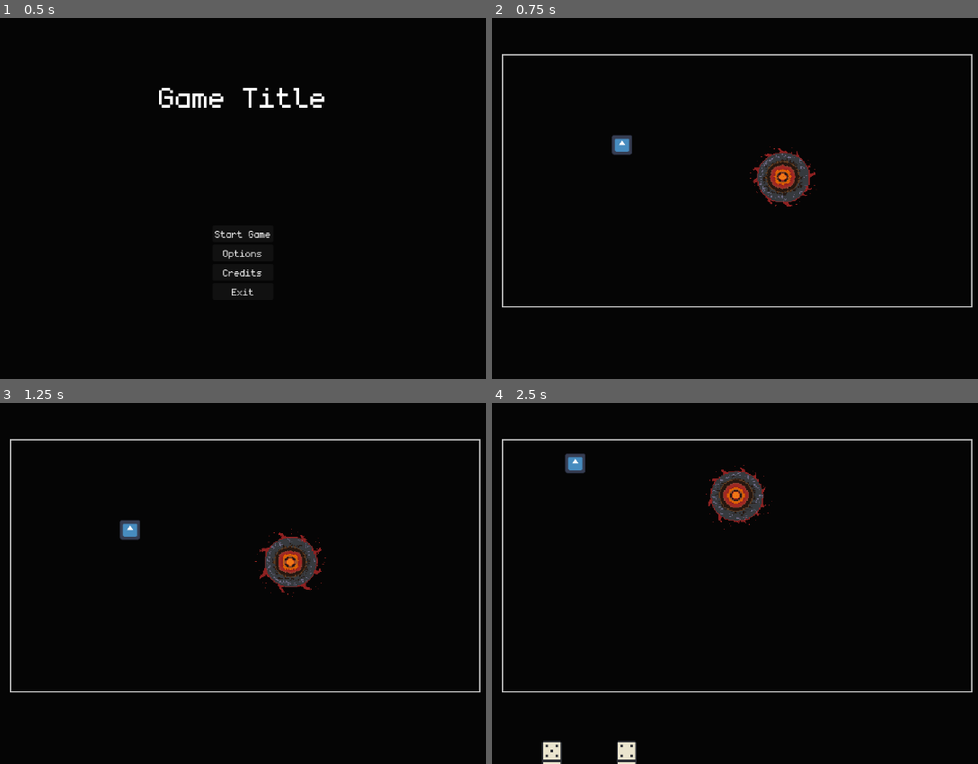
Above: before the commit, frames 1-4 (two rows, left to right).
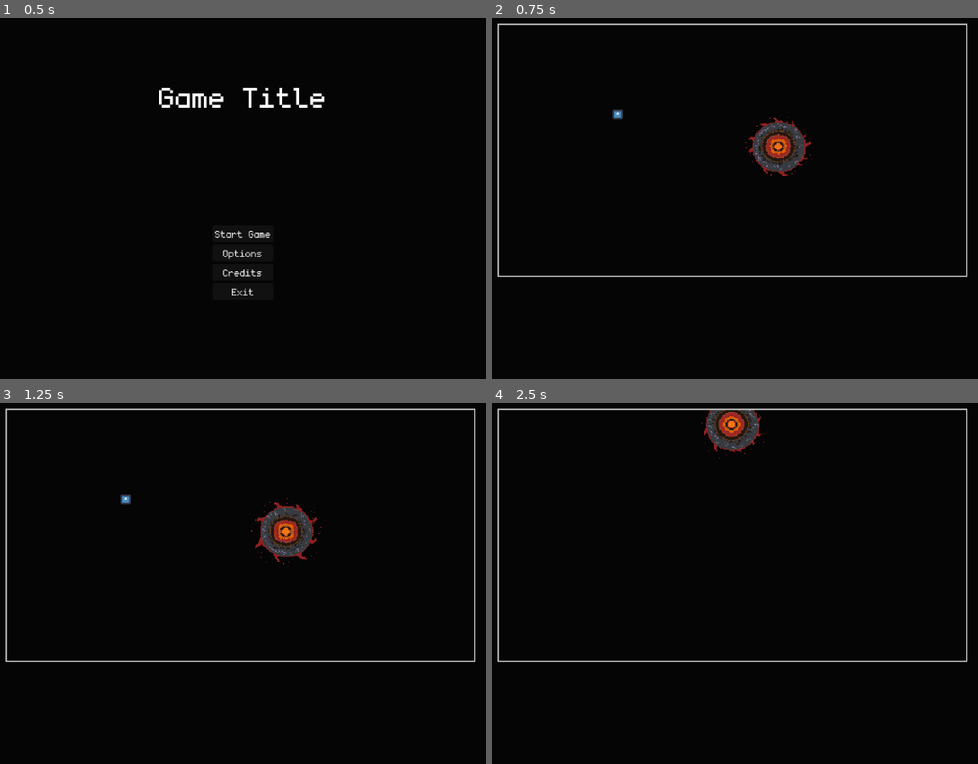
Above: after the commit, the same moments.

Repository: Juanxpeke/GD-BR2024
Game: Godot game, scene res://Core/GUI/MainMenu/main_menu.tscn
Same seed, same stepped clock (60 frames per second), same inputs: the game is played once before the commit and once after it. The engine's default icon, where the game draws it, is replaced by a stand-in: a white triangle on a blue panel in a dark square.
Inputs (mouse positions are in pixels of both pictures, inside the frame that each line leads up to):
- Up to frame 1 (0.5 s): no input
- Up to frame 2 (0.75 s): click "Start Game" at 0.5 s
- Up to frame 3 (1.25 s): no input
- Up to frame 4 (2.5 s): move the mouse to (783, 561) at 1.27 s; press the mouse at (783, 561) at 1.28 s; right-click (783, 561) at 1.55 s; move the mouse to (735, 457) at 2.02 s; release the mouse at (735, 457) at 2.03 s; right-click (735, 457) at 2.1 s; click (735, 457) at 2.3 s

Frame 1 is identical in both runs. In frame 2, 5.3% of the frame differs, in the area x 1-99%, y 1-81%; in frame 3, 5.3%; in frame 4, 6.0%, in the area x 1-99%, y 1-100%.

Commit message:
Improved domino movement logic

Diff:
--- a/Core/Domino/domino.gd
+++ b/Core/Domino/domino.gd
@@ -1,5 +1,8 @@
 class_name Domino
 extends Node2D
+
+signal being_grabbed
+signal world_state_changed
 
 const SPRITE_WIDTH : int = 32
 const SPRITE_HEIGHT : int = 64
@@ -8,6 +11,8 @@
 static var grabbing : bool = false
 
 var grabbed : bool = false
+var grab_position : Vector2
+var placement_areas_below : int = 0
 
 var dots : Vector2i = Vector2i(-1, -1)
 
@@ -19,19 +24,13 @@
 	area.input_event.connect(_on_input_event)
 	area.mouse_entered.connect(_on_mouse_entered)
 	area.mouse_exited.connect(_on_mouse_exited)
+	area.area_entered.connect(_on_area_entered)
+	area.area_exited.connect(_on_area_exited)
 
 # Called every frame. 'delta' is the elapsed time since the previous frame
 func _process(_delta: float) -> void:
 	if grabbed:
 		global_position = get_global_mouse_position()
-
-# Called on any input event
-func _input(event : InputEvent) -> void:
-	if event.is_action_released("right_click"):
-		# Set the grabbed var as false in case the domino is being grabbed but
-		# you unclicked outside it because of moving the mouse too fast
-		grabbed = false
-		grabbing = false
 
 # Called on input event within the node
 func _on_input_event(_viewport : Node, event : InputEvent, _shape_idx : int) -> void:
@@ -39,13 +38,11 @@
 		return
 
 	if event.is_action_pressed("left_click") and not grabbing:
+		grabbing = true
 		grabbed = true
-		grabbing = true
-		GameManager.current_player.set_grabbed_domino(self)
-	elif event.is_action_released("left_click"):
-		grabbed = false
-		grabbing = false
-		GameManager.current_player.clear_grabbed_domino()
+		grab_position = global_position
+		GameManager.current_player.grabbed_domino = self
+		being_grabbed.emit()
 
 # Called when the mouse enters the node
 func _on_mouse_entered() -> void:
@@ -54,6 +51,17 @@
 # Called when the node exits the node
 func _on_mouse_exited() -> void:
 	pass
+
+# Called when an area enters the node
+func _on_area_entered(area : Area2D) -> void:
+	if area is PlacementArea:
+		placement_areas_below += 1
+
+# Called when an area exits the node
+func _on_area_exited(area : Area2D) -> void:
+	if area is PlacementArea:
+		placement_areas_below -= 1
+
 
 # Public
 
@@ -74,8 +82,21 @@
 
 # Sets the domino world state
 func set_world_state(value : bool) -> void:
+	area.monitoring = not value
 	area.monitorable = not value
 	area.visible = not value
 
 	if value:
 		grabbed = false
+
+	world_state_changed.emit()
+
+# Returns true if the domino is over a placement area, false otherwise
+func is_over_placement_area() -> bool:
+	return placement_areas_below > 0
+
+# Resets the domino position in the hand
+func reset() -> void:
+	if get_parent() == GameManager.current_world:
+		GameManager.current_player.hand.handle_domino_reset(self)
+	global_position = grab_position
--- a/Core/Domino/domino.tscn
+++ b/Core/Domino/domino.tscn
@@ -21,7 +21,6 @@
 
 [node name="Area" type="Area2D" parent="."]
 unique_name_in_owner = true
-monitoring = false
 
 [node name="CollisionShape" type="CollisionShape2D" parent="Area"]
 shape = SubResource("RectangleShape2D_fsirf")
--- a/Core/Entity/Boss/boss.gd
+++ b/Core/Entity/Boss/boss.gd
@@ -15,4 +15,4 @@
 
 # Calculates the best play
 func _calculate_best_play():
-	print('My best play xd')
+	pass
--- a/Core/Entity/Player/player.gd
+++ b/Core/Entity/Player/player.gd
@@ -10,17 +10,22 @@
 	super()
 	GameManager.set_player(self)
 
+func _input(event: InputEvent) -> void:
+	if event.is_action_released("left_click") and grabbed_domino != null:
+		# Set the grabbed var as false in case the domino is being grabbed but
+		# you unclicked outside it because of moving the mouse too fast
+		# NOTE: This has to be in the player script, instead of being on each domino
+		# script, as when the domino changes its parent/viewport the released action
+		# is not detected
+		Domino.grabbing = false
+		grabbed_domino.grabbed = false
+		if not grabbed_domino.is_over_placement_area():
+			grabbed_domino.reset()
+		grabbed_domino = null
+
 # Called when the current turn ends
 func _on_turn_ended() -> void:
 	pass
 
 
 # Public
-
-# Sets the player grabbed domino
-func set_grabbed_domino(domino : Domino) -> void:
-	grabbed_domino = domino
-
-# Clears the player grabbed domino
-func clear_grabbed_domino() -> void:
-	grabbed_domino = null
--- a/Core/Hand/domino_layout_area.gd
+++ /dev/null
@@ -1,35 +0,0 @@
-class_name DominoLayoutArea
-extends Area2D
-
-const AREA_SIZE : Vector2 = Vector2(120, 200)
-
-var last_domino_entered : Domino = null
-var last_domino_exited : Domino = null
-
-@onready var collision_shape : CollisionShape2D = %CollisionShape
-
-# Called when the node enters the scene tree for the first time
-func _ready() -> void:
-	collision_shape.shape.size = AREA_SIZE
-	area_entered.connect(_on_area_entered)
-	area_exited.connect(_on_area_exited)
-
-# Called on area entered
-func _on_area_entered(area : Area2D) -> void:
-	var domino = area.get_parent()
-	if domino is Domino and domino.grabbed:
-		print('Domino entered in area: ', get_index())
-		last_domino_entered = domino
-		if domino.global_position.x <= global_position.x:
-			get_parent().get_parent().include_domino_to_layout(get_index(), domino)
-		else:
-			get_parent().get_parent().include_domino_to_layout(get_index() + 1, domino)
-
-# Called on area exited
-func _on_area_exited(area : Area2D) -> void:
-	return
-	var domino = area.get_parent()
-	if domino is Domino and domino.grabbed and domino != last_domino_entered:
-		print('Domino exited from area: ', get_index())
-		last_domino_exited = domino
-		# get_parent().get_parent().extract_domino_from_layout(get_index())
--- a/Core/Hand/domino_layout_area.tscn
+++ /dev/null
@@ -1,12 +0,0 @@
-[gd_scene load_steps=3 format=3 uid="uid://csk8j1wokq1es"]
-
-[ext_resource type="Script" path="res://Core/Hand/domino_layout_area.gd" id="1_6a10y"]
-
-[sub_resource type="RectangleShape2D" id="RectangleShape2D_1pdii"]
-
-[node name="DominoLayoutArea" type="Area2D"]
-script = ExtResource("1_6a10y")
-
-[node name="CollisionShape" type="CollisionShape2D" parent="."]
-unique_name_in_owner = true
-shape = SubResource("RectangleShape2D_1pdii")
--- a/Core/Hand/hand.gd
+++ b/Core/Hand/hand.gd
@@ -1,13 +1,11 @@
 class_name Hand
 extends Node2D
 
-@export var domino_layout_area_scene : PackedScene
+const DOMINOES_SEPARATION_FACTOR : float = 0.5
 
-var dominoes_layout : Array[Domino] = []
-var health : int = 100
+var grabbed_domino_index : int
 
 @onready var dominoes := %Dominoes
-@onready var dominoes_layout_areas := %DominoesLayoutAreas
 
 # Private
 
@@ -15,56 +13,22 @@
 func _ready() -> void:
 	pass
 
-# Called every frame. 'delta' is the elapsed time since the previous frame
-func _process(_delta : float) -> void:
-	pass
-
 # Updates the dominoes layout
 func _update_dominoes_layout() -> void:
-	var dominoes_layout_centers : Array[Vector2] = []
-	var initial_x_offset = DominoLayoutArea.AREA_SIZE.x * (1 - dominoes_layout.size()) / 2
-
-	for i in range(dominoes_layout.size()):
-		var offset = Vector2(initial_x_offset + i * DominoLayoutArea.AREA_SIZE.x, 0)
-		dominoes_layout_centers.append(global_position + offset)
-
-	for i in range(dominoes_layout_centers.size()):
-		if i < dominoes_layout_areas.get_child_count():
-			dominoes_layout_areas.get_child(i).global_position = dominoes_layout_centers[i]
-		else:
-			var domino_layout_area = domino_layout_area_scene.instantiate()
-			dominoes_layout_areas.add_child(domino_layout_area)
-			domino_layout_area.global_position = dominoes_layout_centers[i]
-
-	if dominoes_layout_areas.get_child_count() > dominoes_layout_centers.size():
-		var count_diff = dominoes_layout_areas.get_child_count() - dominoes_layout_centers.size()
-		for i in range(count_diff):
-			# ALERT: Possible error
-			dominoes_layout_areas.get_child(dominoes_layout_centers.size() + i).queue_free()
-
-
-	for i in range(dominoes_layout.size()):
-		# TODO: Change this to support animations
-		# ALERT: This can lead to a board domino change of position, solve this please
-		dominoes_layout[i].global_position = dominoes_layout_areas.get_child(i).global_position
+	for i in range(dominoes.get_child_count()):
+		var domino = dominoes.get_child(i)
+		domino.position = Vector2(i * Domino.SPRITE_WIDTH * (1 + DOMINOES_SEPARATION_FACTOR), 0)
 
 # Public
 
 # Adds a domino to the hand
 func add_domino(domino : Domino) -> void:
 	dominoes.add_child(domino)
-	include_domino_to_layout(dominoes_layout.size() / 2, domino)
-
-# Moves the dominoes
-func move_dominoes() -> void:
-	pass
-
-# Extracts a domino from the hand layout
-func extract_domino_from_layout(layout_idx : int) -> void:
-	dominoes_layout.remove_at(layout_idx)
+	domino.being_grabbed.connect(func(): grabbed_domino_index = domino.get_index())
+	domino.world_state_changed.connect(_update_dominoes_layout)
 	_update_dominoes_layout()
 
-# Includes a domino in the hand layout
-func include_domino_to_layout(layout_idx : int, domino : Domino) -> void:
-	dominoes_layout.insert(layout_idx, domino)
-	_update_dominoes_layout()
+# Handles a domino reset
+func handle_domino_reset(domino : Domino) -> void:
+	domino.reparent(dominoes, false)
+	dominoes.move_child(domino, grabbed_domino_index)
--- a/Core/Hand/hand.tscn
+++ b/Core/Hand/hand.tscn
@@ -1,14 +1,10 @@
-[gd_scene load_steps=3 format=3 uid="uid://blhlb0sx0g14t"]
+[gd_scene load_steps=2 format=3 uid="uid://blhlb0sx0g14t"]
 
 [ext_resource type="Script" path="res://Core/Hand/hand.gd" id="1_b8gfl"]
-[ext_resource type="PackedScene" uid="uid://csk8j1wokq1es" path="res://Core/Hand/domino_layout_area.tscn" id="2_22el5"]
 
 [node name="Hand" type="Node2D"]
 script = ExtResource("1_b8gfl")
-domino_layout_area_scene = ExtResource("2_22el5")
 
 [node name="Dominoes" type="Node2D" parent="."]
 unique_name_in_owner = true
-
-[node name="DominoesLayoutAreas" type="Node2D" parent="."]
-unique_name_in_owner = true
+scale = Vector2(2, 2)
--- a/Core/Match/match.gd
+++ b/Core/Match/match.gd
@@ -20,13 +20,14 @@
 func _on_world_viewport_container_mouse_entered() -> void:
 	if GameManager.current_player.grabbed_domino == null: return
 
-	GameManager.current_player.grabbed_domino.reparent(GameManager.current_world)
+	GameManager.current_player.grabbed_domino.reparent(GameManager.current_world, false)
 
 # Called when the mouse exits the world viewport container
 func _on_world_viewport_container_mouse_exited() -> void:
 	if GameManager.current_player.grabbed_domino == null: return
 
-	GameManager.current_player.grabbed_domino.reparent(GameManager.current_player)
+	GameManager.current_player.grabbed_domino.reparent(GameManager.current_player.hand.dominoes, false)
+
 
 # Public
 
--- a/Core/Match/match.tscn
+++ b/Core/Match/match.tscn
@@ -29,14 +29,14 @@
 [node name="PanelContainer" type="PanelContainer" parent="."]
 layout_mode = 1
 anchors_preset = -1
-anchor_left = 0.179
-anchor_top = 0.19
-anchor_right = 0.834
-anchor_bottom = 0.818
-offset_left = -0.208008
-offset_top = -0.12001
-offset_right = 0.231934
-offset_bottom = -0.0640259
+anchor_left = 0.185
+anchor_top = 0.2
+anchor_right = 0.8
+anchor_bottom = 0.815
+offset_left = -14.12
+offset_top = -55.6
+offset_right = 31.4
+offset_bottom = -47.1201
 grow_horizontal = 2
 grow_vertical = 2
 mouse_filter = 1
@@ -62,7 +62,7 @@
 
 [node name="Player" parent="Entities" instance=ExtResource("3_b6cyj")]
 unique_name_in_owner = true
-position = Vector2(346, 640)
+position = Vector2(253, 590)
 
 [node name="Bob" parent="Entities" instance=ExtResource("4_21v77")]
 position = Vector2(893, 41)
--- a/Core/World/Placement/placement_area.tscn
+++ b/Core/World/Placement/placement_area.tscn
@@ -19,7 +19,6 @@
 
 [node name="PlacementArea" type="Area2D"]
 texture_filter = 1
-monitorable = false
 script = ExtResource("1_6rp0o")
 
 [node name="CollisionShape" type="CollisionShape2D" parent="."]
--- a/Core/World/Placement/placement_component.gd
+++ b/Core/World/Placement/placement_component.gd
@@ -17,7 +17,7 @@
 		GameManager.current_match.end_turn()
 	else:
 		# TODO: Domino reset logic
-		pass
+		domino.reset()
 
 # Places the given domino in the given placement area
 func place_domino(domino : Domino, placement_area : PlacementArea, inverted : bool = false) -> void:
--- a/Core/World/Tower/tower.tscn
+++ b/Core/World/Tower/tower.tscn
@@ -12,5 +12,5 @@
 
 [node name="Sprite" type="Sprite2D" parent="."]
 unique_name_in_owner = true
-scale = Vector2(0.4, 0.4)
+scale = Vector2(0.2, 0.2)
 texture = ExtResource("3_fl8vd")
--- a/Core/World/camera.gd
+++ b/Core/World/camera.gd
@@ -14,7 +14,7 @@
 	GameManager.set_camera(self)
 
 # Called every frame. 'delta' is the elapsed time since the previous frame
-func _process(delta: float) -> void:
+func _process(_delta: float) -> void:
 	if grabbed and GameManager.current_player.grabbed_domino == null:
 		global_position = grab_position + (grab_mouse_position - get_viewport().get_mouse_position()) / zoom
 
--- a/Core/World/camera_movement_area.gd
+++ b/Core/World/camera_movement_area.gd
@@ -3,10 +3,12 @@
 
 const BASE_SPEED : float = 1.0
 const ACCELERATION_FACTOR : float = 1.5
+const ACTIVATION_TIME : float = 0.1
 
 @export var movement_direction : Vector2
 
-var active : bool = false
+var hovered : bool = false
+var time_hovered : float = 0.0
 
 # Private
 
@@ -17,15 +19,20 @@
 
 # Called on each frame
 func _process(delta: float) -> void:
-	if active:
+	if hovered:
+		time_hovered += delta
+
+	if time_hovered > ACTIVATION_TIME:
 		var mouse_distance = get_local_mouse_position().project(movement_direction.normalized()).length()
 		var speed = BASE_SPEED * pow(mouse_distance, ACCELERATION_FACTOR)
 		GameManager.current_camera.translate(movement_direction * speed * delta)
 
 # Called when the mouse enters
 func _on_mouse_entered() -> void:
-	active = true
+	hovered = true
+	time_hovered = 0.0
 
 # Called when the mouse exits
 func _on_mouse_exited() -> void:
-	active = false
+	hovered = false
+	time_hovered = 0.0
